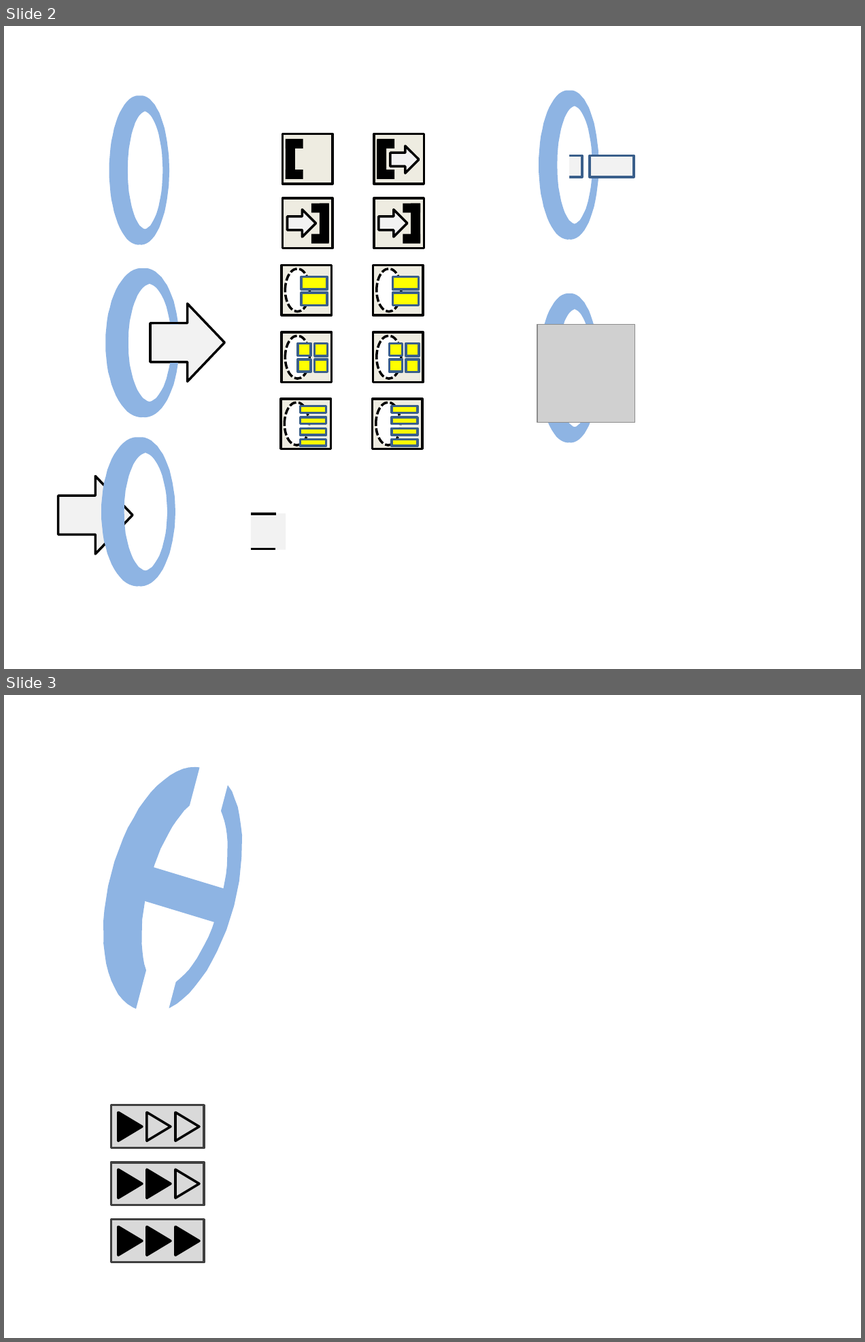
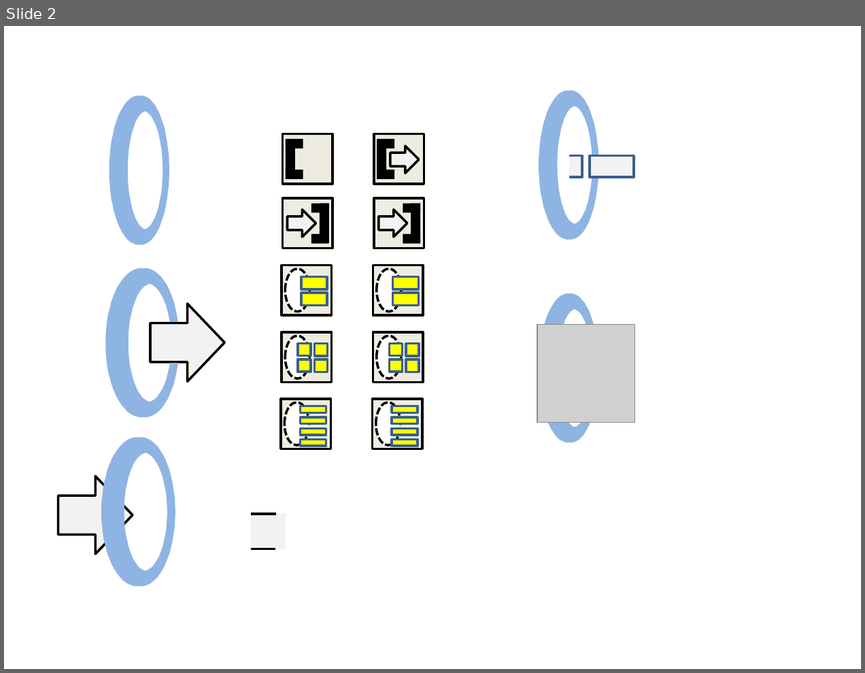
Before and after one commit to Mindtoeye/Hoop, a slide deck: Resources/Hoop-Graphics.pptx. Shown one above the other, each under a label of ours: slides 2 and 3 before the commit, slide 2 after it. The pictures are 865x1342 and 865x673 pixels, drawn with LibreOffice and Linux fonts; fonts in the diff are those of the drawing; grey boxes stand for pictures. Boxes give left, top, right and bottom in pixels: in the first picture for what was removed or moved away, otherwise in the second. Text is boxed around its words. In the diff, an @@ line names an element or a change of style, - is before the commit and + after.

```diff
--- a/Resources/Hoop-Graphics.pptx
+++ b/Resources/Hoop-Graphics.pptx
@@ slide 3 removed at box(4, 695, 861, 1338), background #FFFFFF @@
@@ freeform shape removed at box(80, 752, 266, 1025) @@
@@ rectangle removed at box(134, 762, 232, 1025) @@
@@ rectangle removed at box(119, 860, 234, 926) @@
@@ group removed at box(111, 1104, 204, 1147): 3 triangles, 1 rectangle @@
@@ group removed at box(111, 1162, 204, 1205): 3 triangles, 1 rectangle @@
@@ group removed at box(111, 1219, 204, 1262): 3 triangles, 1 rectangle @@
```
Also in this commit, not shown: 2 slides added, 13 other files.
